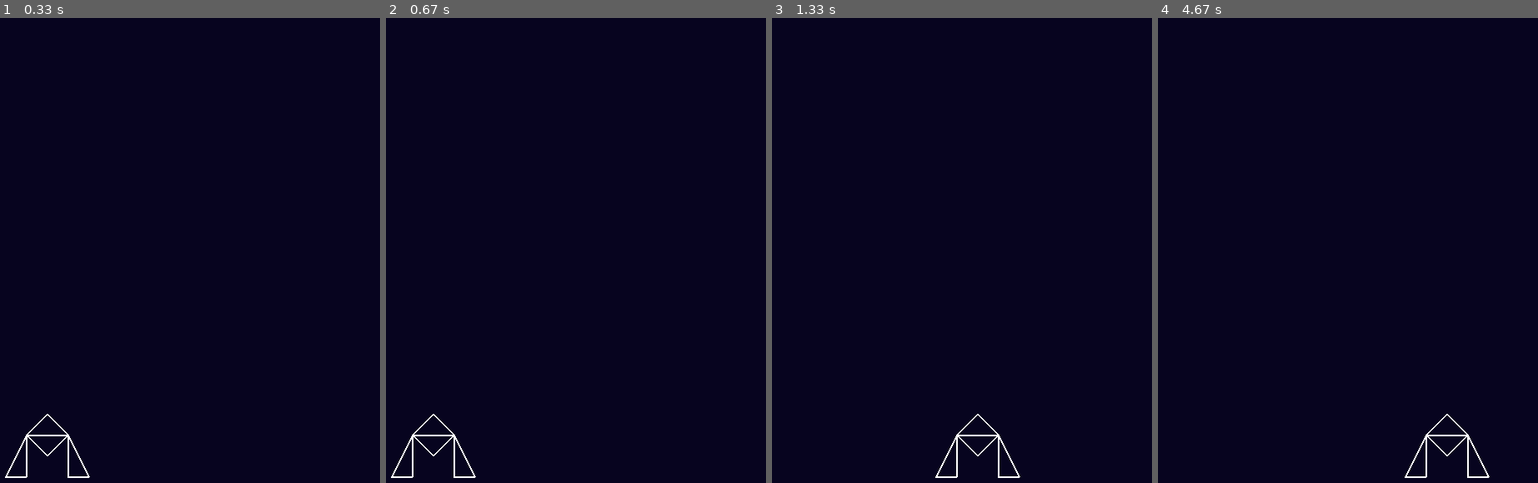
Above: before the commit, frames 1-4 (left to right).
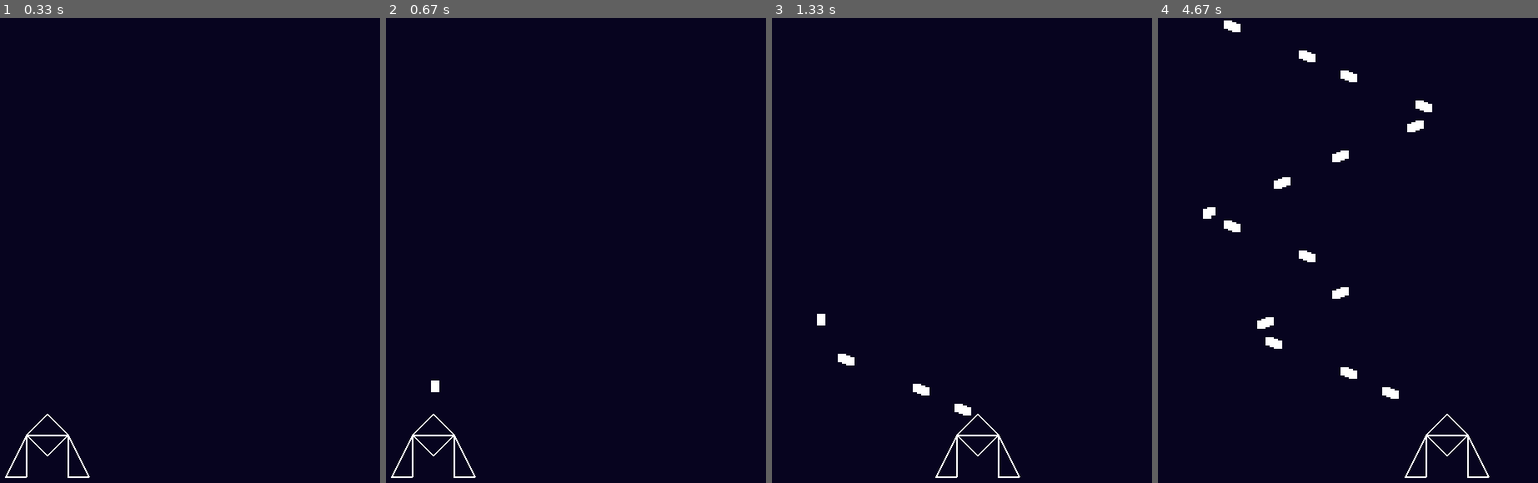
Above: after the commit, the same moments.

Repository: gnikkoch96/pygame-projects
Game: pygame game, started from test_game/shootemup_game/main.py
Same seed, same stepped clock (60 frames per second), same inputs: the game is played once before the commit and once after it.
Inputs:
- Up to frame 1 (0.33 s): no input
- Up to frame 2 (0.67 s): tap Space at 0.33 s
- Up to frame 3 (1.33 s): hold Right 0.67-1.13 s; tap Space at 0.73, 1.03, 1.23 s; hold Right from 1.17 s (still down)
- Up to frame 4 (4.67 s): tap Space at 1.53, 1.73, 2.03, 2.3, 2.6, 2.73, 3.03, 3.4, 3.7, 3.9, 4.2, 4.4 s; release Right at 1.63 s; hold Left 1.67-2.2 s; hold Left 2.23-2.63 s; hold Right 2.67-3.3 s; hold Left 3.33-3.8 s; hold Right 3.83-4.3 s; hold Right from 4.33 s (still down)

Frame 1 is identical in both runs. In frame 2, less than 0.1% of the frame differs, in the area x 11-15%, y 77-81%; in frame 3, 0.3%; in frame 4, 1.3%, in the area x 11-73%, y 0-82%.

Commit message:
feat: can now shoot when pressing space key

Diff:
--- a/test_game/shootemup_game/entities/bullet.py
+++ b/test_game/shootemup_game/entities/bullet.py
@@ -1,7 +1,22 @@
+import pygame
+
 class Bullet:
     def __init__(self, x: int, y: int, speed: int = 2):
         self.x = x
         self.y = y
-        self.width = 50
-        self.height = 50
+        self.width = 10
+        self.height = 10
         self.speed = speed
+        self.color = pygame.Color("#ffffff")
+        self.rect = pygame.Rect(self.x, self.y, self.width, self.height)
+        self.is_alive = True
+
+    def render(self, screen: pygame.Surface):
+        pygame.draw.rect(screen, pygame.Color(self.color), self.rect)
+
+    def update(self):
+        self.y -= self.speed
+        self.rect.topleft = (self.x, self.y)
+
+        if self.y <= 0:
+            self.is_alive = False
--- a/test_game/shootemup_game/entities/player.py
+++ b/test_game/shootemup_game/entities/player.py
@@ -1,5 +1,7 @@
 import pygame
 from config import SCREEN_WIDTH
+from entities.bullet import Bullet
+from typing import List
 
 class Player:
     def __init__(self, x: int, y: int, speed: int = 5):
@@ -10,6 +12,7 @@
         self.height = 50
         self.color = pygame.Color("#ffffff")
         self.rect = pygame.Rect(self.x, self.y, self.width, self.height)
+        self.bullets: List[Bullet] = []
 
     def handle_input(self, keys):
         if keys[pygame.K_LEFT] and self.x - 27 >= 0:
@@ -18,11 +21,21 @@
         if keys[pygame.K_RIGHT] and self.x + self.width + 2 <= SCREEN_WIDTH:
             self.x += self.speed
 
+        if keys[pygame.K_SPACE]:
+            self.bullets.append(Bullet(self.x + self.width // 2 - 2, self.y - 25))
+
+
 
     def update(self):
-        pass
+        for bullet in self.bullets:
+            bullet.update()
 
     def render(self, screen: pygame.Surface):
+        # bullets
+        for bullet in self.bullets:
+            bullet.render(screen)
+
+
         # left wing
         pygame.draw.polygon(screen,
                             self.color,
@@ -42,7 +55,17 @@
                             ],
                             width=2)
 
-        # body
+        # top body
+        pygame.draw.polygon(screen,
+            self.color,
+            [
+                (self.x, self.y),
+                (self.x + self.width, self.y),
+                (self.x + self.width // 2, self.y - 25)
+            ],
+            width=2)
+
+        # bottom body
         pygame.draw.polygon(screen,
                     self.color,
                     [
@@ -51,12 +74,3 @@
                         (self.x + self.width // 2, self.y + 25)
                     ],
                     width=2)
-
-        pygame.draw.polygon(screen,
-            self.color,
-            [
-                (self.x, self.y),
-                (self.x + self.width, self.y),
-                (self.x + self.width // 2, self.y - 25)
-            ],
-            width=2)
